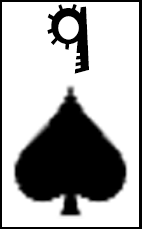
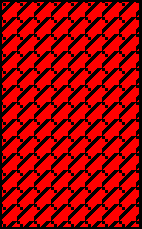
Layered file, before and after one edit (142x229). Changes by layer:
showed "レイヤー 34" over [2, 2, 139, 227]
added layer "レイヤー 36" above "レイヤー 35" over [2, 2, 139, 227]
hid group "スペード" (2 layers) over [6, 77, 135, 224]
hid "9" (1st of 2, in "ナンバー") over [47, 4, 89, 74]
